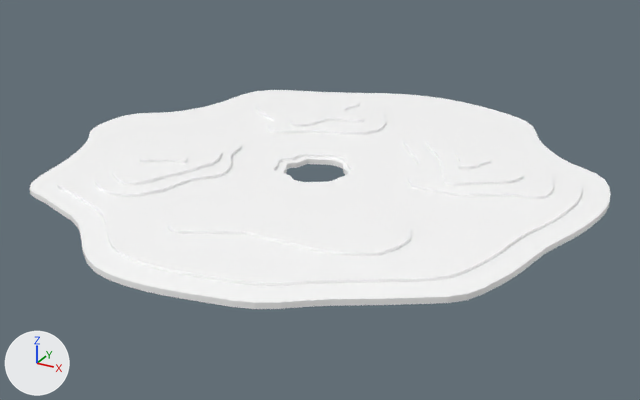
Renders of the FBX model Assets/Models/Level/Big_22.fbx from each side of a commit.
One viewpoint serves both versions: a camera (50 mm lens) standing at (74.2, -133.7, 61.0) and looking at (1.6, -1.7, -5.0). Arrows for +X, +Y and +Z are at lower left; the lights stay in place. Where no turn or scale is listed for an object, it has been applied to the vertices.

The first picture shows 'pDisc11', 'pDisc12', 'pDisc13', 'pDisc14', 'pDisc15', 'pDisc18', 'pDisc19', 'pDisc20', 'pDisc21', 'pDisc22', 'pDisc23'.
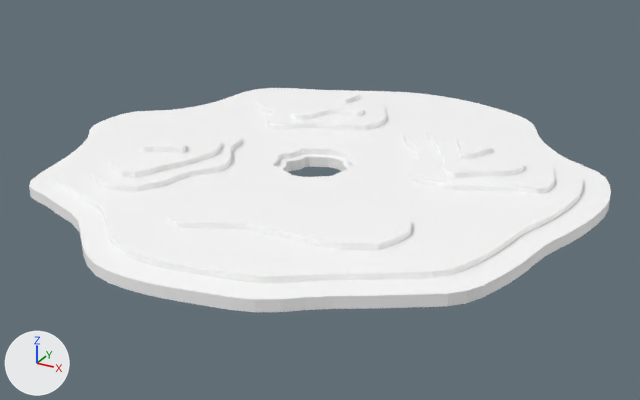
Where the newer file only moved an object's origin or applied its transform, the numbers keep the older frame.

The change, as JSON lines over the scene's bpy script:
```json
{"block": "me_mesh_009", "where": "me_mesh_009.from_pydata(...)  # 49 vertices, 48 faces; spans x -13.6..8.5, y -9.3..18.0, z -1.0..0.0"}
{"block": "me_mesh_009", "where": "# used by ob_pdisc22; location = (27.2, 10.8, 2.0)"}
{"block": "me_mesh_009", "change": "me_mesh_009 part 5: the whole mesh is scaled about its middle by (1, 1, 2), then moved by (0.0, 0.0, 1.5)"}
{"block": "me_mesh_004", "where": "me_mesh_004.from_pydata(...)  # 61 vertices, 60 faces; spans x -14.8..17.3, y -14.3..12.6, z -0.5..0.5"}
{"block": "me_mesh_004", "where": "# used by ob_pdisc15; location = (-15.2, 25.6, 1.0)"}
{"block": "me_mesh_004", "change": "me_mesh_004 part 1: the whole mesh is scaled about its middle by (1, 1, 2), then moved by (-15.2, 25.6, 2.0)"}
{"block": "me_mesh_003", "where": "me_mesh_003.from_pydata(...)  # 89 vertices, 88 faces; spans x -6.4..8.1, y -10.8..9.2, z -1.0..0.0"}
{"block": "me_mesh_003", "where": "# used by ob_pdisc14; location = (-11.0, 26.5, 2.0)"}
{"block": "me_mesh_003", "change": "me_mesh_003 part 7: the whole mesh is scaled about its middle by (1, 1, 2), then moved by (0.0, 0.0, 1.5)"}
{"block": "me_mesh_002", "where": "me_mesh_002.from_pydata(...)  # 61 vertices, 60 faces; spans x -4.31..3.25, y -4.58..3.7, z -0.5..0.5"}
{"block": "me_mesh_002", "where": "# used by ob_pdisc13; location = (25.3, 12.9, 2.0)"}
{"block": "me_mesh_002", "change": "me_mesh_002 part 4: the whole mesh is scaled about its middle by (1, 1, 2), then moved by (25.3, 12.95, 4.0)"}
{"block": "me_mesh_008", "where": "me_mesh_008.from_pydata(...)  # 49 vertices, 48 faces; spans x -11.1..7.1, y -12.7..10.1, z -1.0..0.0"}
{"block": "me_mesh_008", "where": "# used by ob_pdisc21; location = (-23.2, -12.8, 2.0)"}
{"block": "me_mesh_008", "change": "me_mesh_008 part 3: the whole mesh is scaled about its middle by (1, 1, 2), then moved by (0.0, 0.0, 1.5)"}
{"block": "me_mesh_001", "where": "me_mesh_001.from_pydata(...)  # 384 vertices, 288 faces; spans x -47.3..46.2, y -45.9..46.9, z -1.0..0.0"}
{"block": "me_mesh_001", "where": "# used by ob_pdisc12; location = (0.0, 0.0, 1.0)"}
{"block": "me_mesh_001", "change": "me_mesh_001 part 2: the whole mesh is scaled about its middle by (1, 1, 2), then moved by (0.0, 0.0, 1.5)"}
{"block": "me_mesh", "where": "me_mesh.from_pydata(...)  # 384 vertices, 288 faces; spans x -51.5..51.5, y -51.1..51.1, z -0.5..0.5"}
{"block": "me_mesh", "where": "# used by ob_pdisc11; location = (-0.6, 0.6, 0.0)"}
{"block": "me_mesh", "change": "me_mesh part 8: the whole mesh is scaled about its middle by (1, 1, 2), then moved by (-0.6, 0.6, 0.0)"}
{"block": "me_mesh_007", "where": "me_mesh_007.from_pydata(...)  # 69 vertices, 68 faces; spans x -39.0..-12.2, y -29.1..2.7, z 0.5..1.5"}
{"block": "me_mesh_007", "where": "# used by ob_pdisc20; location = (0.0, 0.0, 0.0)"}
{"block": "me_mesh_007", "change": "me_mesh_007 part 6: the whole mesh is scaled about the mesh origin by (1, 1, 2)"}
{"op": "set", "path": "ob_pdisc15.location", "old": "(-15.2, 25.6, 1.0)", "new": "(0.0, 0.0, 0.0)"}
{"op": "set", "path": "ob_pdisc13.location", "old": "(25.3, 12.9, 2.0)", "new": "(0.0, 0.0, 0.0)"}
{"op": "set", "path": "ob_pdisc12.location", "old": "(0.0, 0.0, 1.0)", "new": "(0.0, 0.0, 0.0)"}
{"op": "set", "path": "ob_pdisc11.location", "old": "(-0.6, 0.6, 0.0)", "new": "(0.0, 0.0, 0.0)"}
{"op": "set", "path": "ob_pdisc23.location", "old": "(-24.8, -12.3, 2.0)", "new": "(0.0, 0.0, 0.0)"}
```

Changed parts and their boxes (x1, y1, x2, y2) in the pictures (640 x 400 px):
```json
{"object": "pDisc12", "change": "mesh rescaled, moved", "before": [57, 94, 582, 286], "after": [56, 89, 583, 283]}
{"object": "pDisc11", "change": "mesh rescaled, moved", "before": [30, 90, 611, 309], "after": [29, 88, 611, 312]}
{"object": "pDisc20", "change": "mesh rescaled", "before": [94, 131, 241, 197], "after": [93, 123, 241, 191]}
{"object": "pDisc21", "change": "mesh rescaled", "before": [112, 139, 222, 186], "after": [111, 129, 222, 178]}
{"object": "pDisc15", "change": "mesh rescaled, moved", "before": [256, 97, 386, 135], "after": [256, 90, 386, 130]}
{"object": "pDisc22", "change": "mesh rescaled", "before": [426, 131, 523, 186], "after": [426, 121, 524, 178]}
{"object": "pDisc14", "change": "mesh rescaled", "before": [290, 100, 364, 127], "after": [290, 92, 364, 120]}
{"object": "pDisc23", "change": "moved", "before": [140, 149, 187, 164], "after": [139, 136, 186, 153]}
{"object": "pDisc13", "change": "mesh rescaled, moved", "before": [455, 150, 491, 170], "after": [456, 137, 492, 159]}
```
